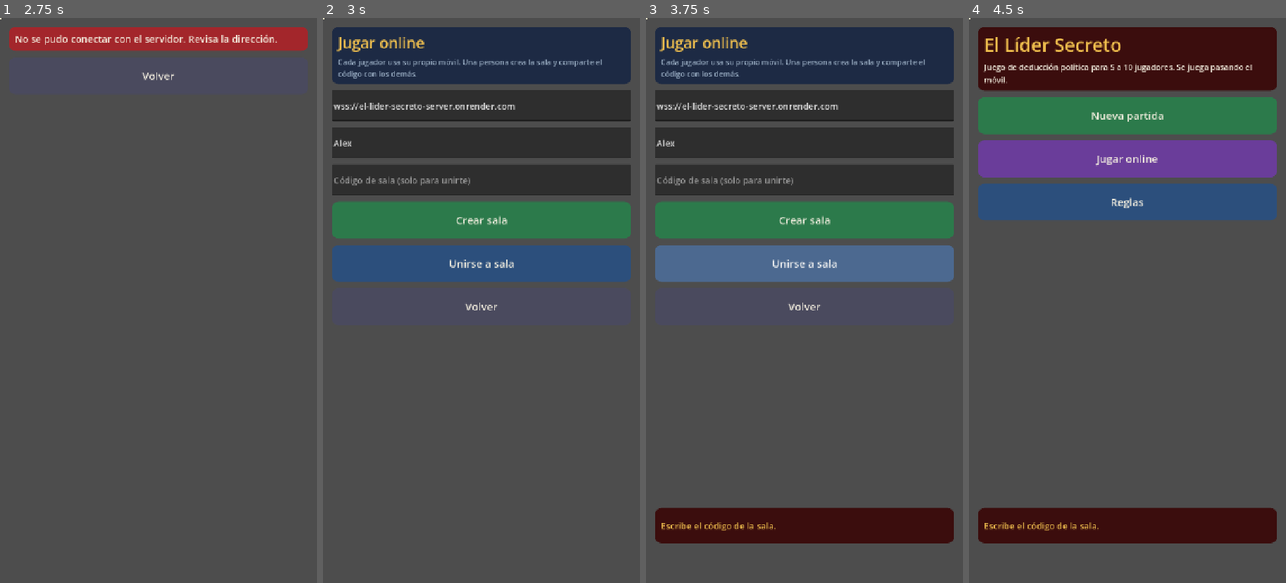
Above: before the commit, frames 1-4 (left to right).
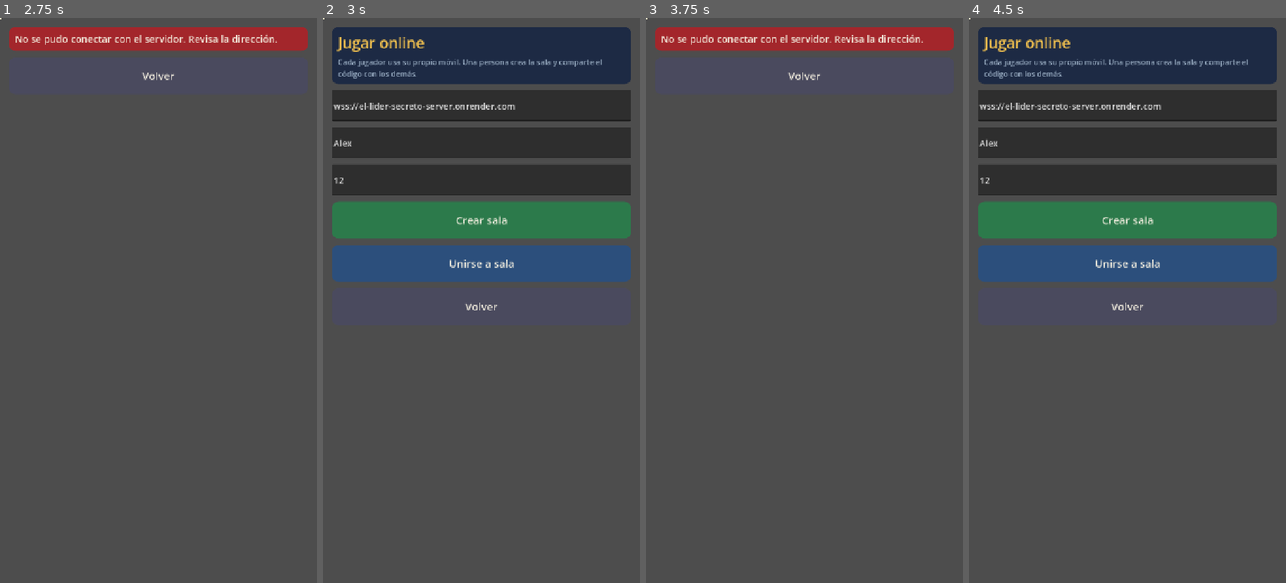
Above: after the commit, the same moments.

Repository: RafaValentin17/El-Lider-Secreto
Game: Godot game, scene res://main.tscn
The game is run twice, just before and just after one commit, with the same random seed, the same clock (stepped at 60 frames per second) and the same inputs.
Inputs (mouse positions are in pixels of both pictures, inside the frame that each line leads up to):
- Up to frame 1 (2.75 s): click "Jugar online" at 0.5 s; click (158, 142) at 1.27 s; type "Alex" at 1.35 s; click (158, 181) at 1.5 s; type "12" at 1.58 s; click "Crear sala" at 2 s
- Up to frame 2 (3 s): click "Volver" at 2.75 s
- Up to frame 3 (3.75 s): click "Unirse a sala" at 3.5 s
- Up to frame 4 (4.5 s): click "Volver" at 4.25 s

Frame 1 is identical in both runs. In frame 2, 0.3% of the frame differs, in the area x 3-47%, y 28-30%; in frame 3, 42%; in frame 4, 47%, in the area x 2-98%, y 1-93%.

Commit message:
Web: escribir con cuadro nativo en móviles, barra de scroll más ancha y aviso al conectar
Co-Authored-By: Claude Haiku 5.5 <noreply@anthropic.com>
Claude-Session: https://claude.ai/code/session_017LDfjcydiVQ5HAJ8RkrvM8

Diff:
--- a/scripts/main.gd
+++ b/scripts/main.gd
@@ -47,6 +47,7 @@
 	scroll = ScrollContainer.new()
 	scroll.set_anchors_preset(Control.PRESET_FULL_RECT)
 	scroll.horizontal_scroll_mode = ScrollContainer.SCROLL_MODE_DISABLED
+	scroll.get_v_scroll_bar().custom_minimum_size = Vector2(28, 0)
 	add_child(scroll)
 	margin = MarginContainer.new()
 	margin.size_flags_horizontal = Control.SIZE_EXPAND_FILL
@@ -758,18 +759,53 @@
 	_lbl("Jugar online", 34, GOLD)
 	_lbl("Cada jugador usa su propio móvil. Una persona crea la sala y comparte el código con los demás.", 17, MUTED)
 	_end_panel()
-	online_url_edit = _field(online_url, "Servidor (ws://... o wss://...)")
-	online_name_edit = _field(online_name, "Tu nombre")
-	online_code_edit = _field("", "Código de sala (solo para unirte)")
+	if OS.has_feature("web"):
+		_btn("Servidor: " + online_url, _ask_value.bind("url"), Color("#33465f"))
+		_btn("Tu nombre: " + (online_name if online_name != "" else "(sin nombre)"), _ask_value.bind("name"), Color("#33465f"))
+		_btn("Código de sala: " + (online_code if online_code != "" else "(solo para unirte)"), _ask_value.bind("code"), Color("#33465f"))
+	else:
+		online_url_edit = _field(online_url, "Servidor (ws://... o wss://...)")
+		online_url_edit.text_changed.connect(func(t: String): online_url = t)
+		online_name_edit = _field(online_name, "Tu nombre")
+		online_name_edit.text_changed.connect(func(t: String): online_name = t)
+		online_code_edit = _field(online_code, "Código de sala (solo para unirte)")
+		online_code_edit.text_changed.connect(func(t: String): online_code = t)
 	_btn("Crear sala", _online_go.bind(true), GREEN)
 	_btn("Unirse a sala", _online_go.bind(false), Color("#2c4f7c"))
 	_btn("Volver", show_menu, GREY)
 
 
+## Abre el cuadro nativo del navegador para escribir un valor (funciona en móviles).
+func _ask_value(key: String) -> void:
+	var title := ""
+	var current := ""
+	match key:
+		"url":
+			title = "Dirección del servidor"
+			current = online_url
+		"name":
+			title = "Tu nombre"
+			current = online_name
+		"code":
+			title = "Código de la sala"
+			current = online_code
+	var res = JavaScriptBridge.eval("prompt(%s, %s)" % [JSON.stringify(title), JSON.stringify(current)])
+	if res != null:
+		var v := String(res).strip_edges()
+		match key:
+			"url":
+				online_url = v
+			"name":
+				online_name = v
+			"code":
+				online_code = v.to_upper()
+	show_online_menu()
+
+
 func _online_go(create: bool) -> void:
-	online_url = online_url_edit.text.strip_edges()
-	online_name = online_name_edit.text.strip_edges()
-	online_code = online_code_edit.text.strip_edges()
+	online_url = online_url.strip_edges()
+	online_name = online_name.strip_edges()
+	online_code = online_code.strip_edges()
 	online_create = create
 	if online_name == "":
 		online_name = "Jugador"
@@ -785,6 +821,7 @@
 
 
 func _on_connected() -> void:
+	_toast("Conectado. Creando o uniéndote a la sala..." if online_create else "Conectado. Uniéndote a la sala...")
 	if online_create:
 		net.create_room(online_name)
 	else:
